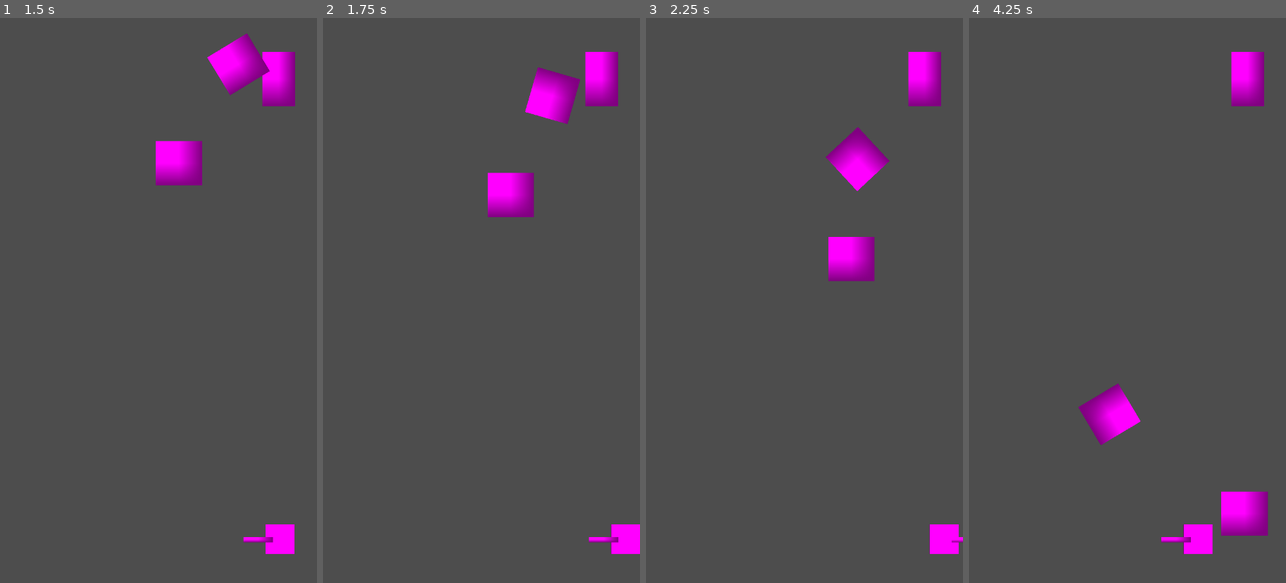
Above: before the commit, frames 1-4 (left to right).
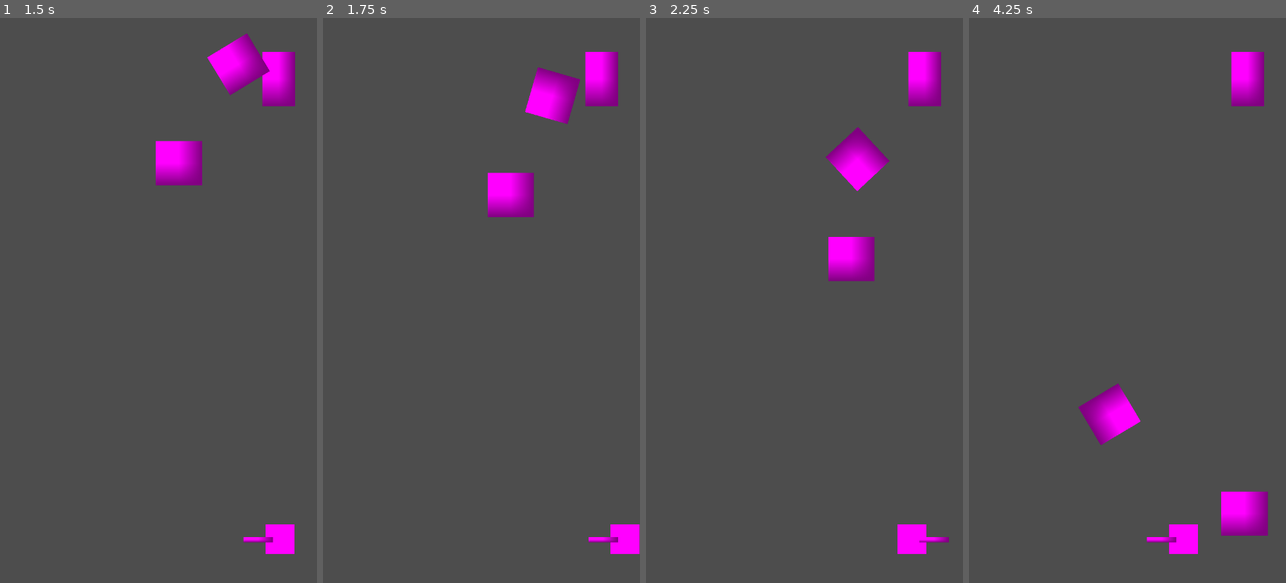
Above: after the commit, the same moments.

Repository: gdmagana/microdoze
Game: Godot game, scene res://scenes/Main.tscn
Two runs of this game, one before a commit and one after it. Both use one fixed random seed, a clock stepped at 60 frames per second and the inputs below.
Inputs:
- Up to frame 1 (1.5 s): tap Enter (ui_accept) at 0.5, 0.77 s; hold Right (ui_right) 0.53-1.28 s; hold Left (ui_left) from 1.28 s (still down)
- Up to frame 2 (1.75 s): keep holding Left (ui_left); tap Enter (ui_accept) at 1.52 s
- Up to frame 3 (2.25 s): release Left (ui_left) at 2.03 s; hold Right (ui_right) from 2.03 s (still down)
- Up to frame 4 (4.25 s): release Right (ui_right) at 2.78 s; hold Up (ui_up) 2.78-3.53 s; tap Enter (ui_accept) at 3.02, 3.77 s; hold Left (ui_left) from 3.53 s (still down)

Frame 1 is identical in both runs. In frame 2, less than 0.1% of the frame differs, in the area x 83-100%, y 89-95%; in frame 3, 1.0%, in the area x 79-100%, y 89-95%; in frame 4, 0.6%.

Commit message:
fixed player position clamping and edge detection

Diff:
--- a/scripts/player.gd
+++ b/scripts/player.gd
@@ -11,6 +11,12 @@
 var stick_push_timer := 0.0
 var stick_push_duration := 0.15  # seconds
 var is_stick_pushing := false
+
+# Stage
+var stage_width
+
+func _ready():
+	stage_width = get_viewport_rect().size.x
 
 func _physics_process(delta):
 	var input_direction := 0
@@ -32,12 +38,29 @@
 	# Clamp max speed
 	dx = clamp(dx, -max_speed, max_speed)
 
+	# Player Hitbox
+	var hitbox = $CollisionShape2D.shape
+	var hitbox_radius = hitbox.radius
+
 	# Update position manually
-	position.x += dx * delta
+	var new_x = position.x + dx * delta
+	print("new_x: " + str(new_x))
+	if (new_x - hitbox_radius <= 0):
+		new_x = 0 + hitbox_radius
+		dx = 0
 
-	# keep the player on screen
-	var screen_width = get_viewport_rect().size.x
-	position.x = clamp(position.x, 0, screen_width)
+	elif (new_x + hitbox_radius >= stage_width):
+		new_x = stage_width - hitbox_radius
+		dx = 0
+
+	else:
+		position.x = new_x
+
+	position.x = clamp(position.x, 0, stage_width)
+
+	print("radius: " + str($CollisionShape2D.shape.radius))
+	# 23.5624580383301 686.891906738281
+
 
 	# Stick logic
 	if (Input.is_action_just_pressed("ui_accept") or Input.is_action_just_pressed("ui_up")) and not is_stick_pushing:
